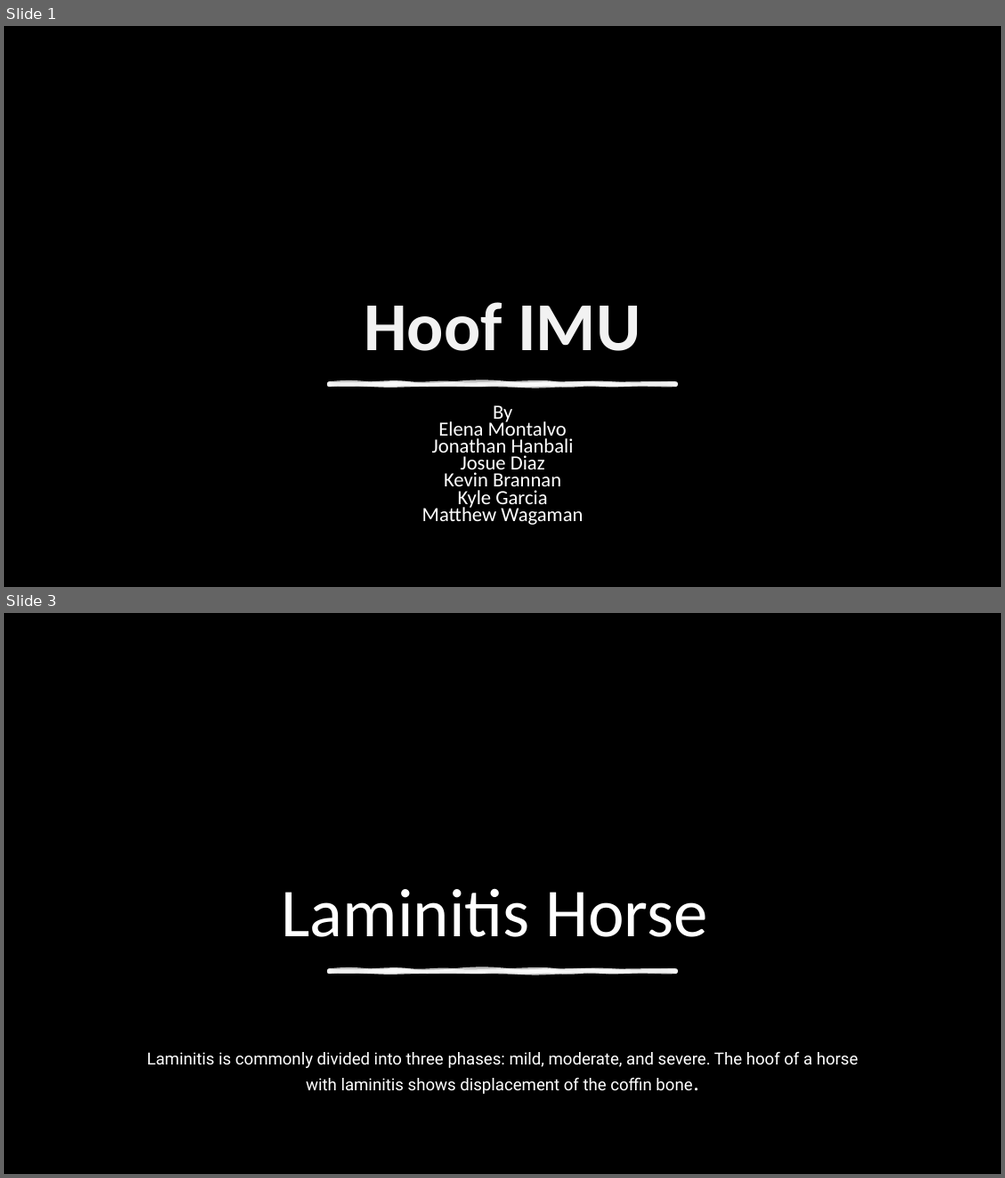
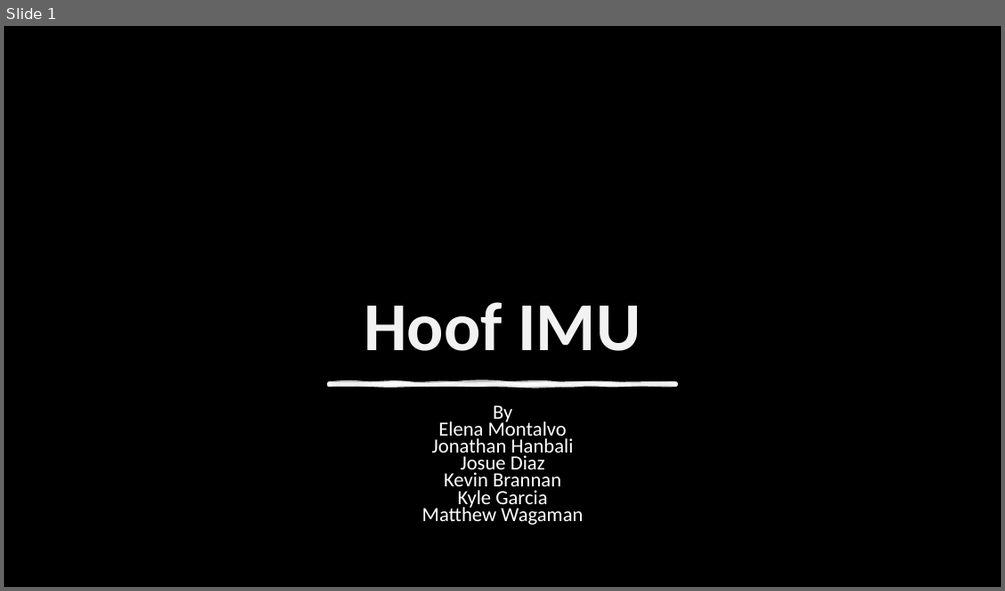
Before and after one commit to kyobg/HOOF-IMU, a slide deck: SDP_Summer_Progress.pptx. Shown one above the other, each under a label of ours: slides 1 and 3 before the commit, slide 1 after it; the slides between them are not shown. The pictures are 1005x1178 and 1005x591 pixels, drawn with LibreOffice and Linux fonts; fonts in the diff are those of the drawing; background and template pictures are left out. Boxes give left, top, right and bottom in pixels: in the first picture for what was removed or moved away, otherwise in the second. Text is boxed around its words. In the diff, an @@ line names an element or a change of style, - is before the commit and + after.

```diff
--- a/SDP_Summer_Progress.pptx
+++ b/SDP_Summer_Progress.pptx
@@ slide 3 removed at <box>4,613,1001,1174</box>, background picture (left out) @@
@@ rectangle removed at <box>4,613,1001,1174</box> @@
@@ title removed at <box>282,888,707,937</box> @@
-Laminitis Horse
@@ freeform shape removed at <box>329,971,676,972</box> @@
@@ group removed at <box>16,613,216,1174</box>: 6 freeform shapes @@
@@ text removed at <box>147,1052,858,1094</box> @@
-Laminitis is commonly divided into three phases: mild, moderate, and severe. The hoof of a horse with laminitis shows displacement of the coffin bone.
```
Also in this commit, not shown: 1 slide changed, 5 slides added, 15 other slides removed, 5 other files.
